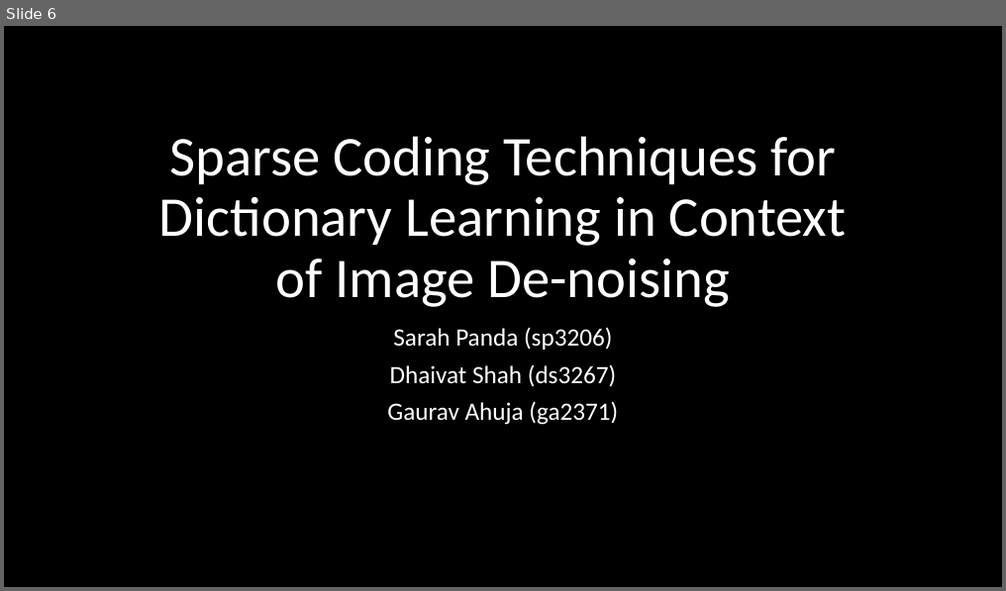
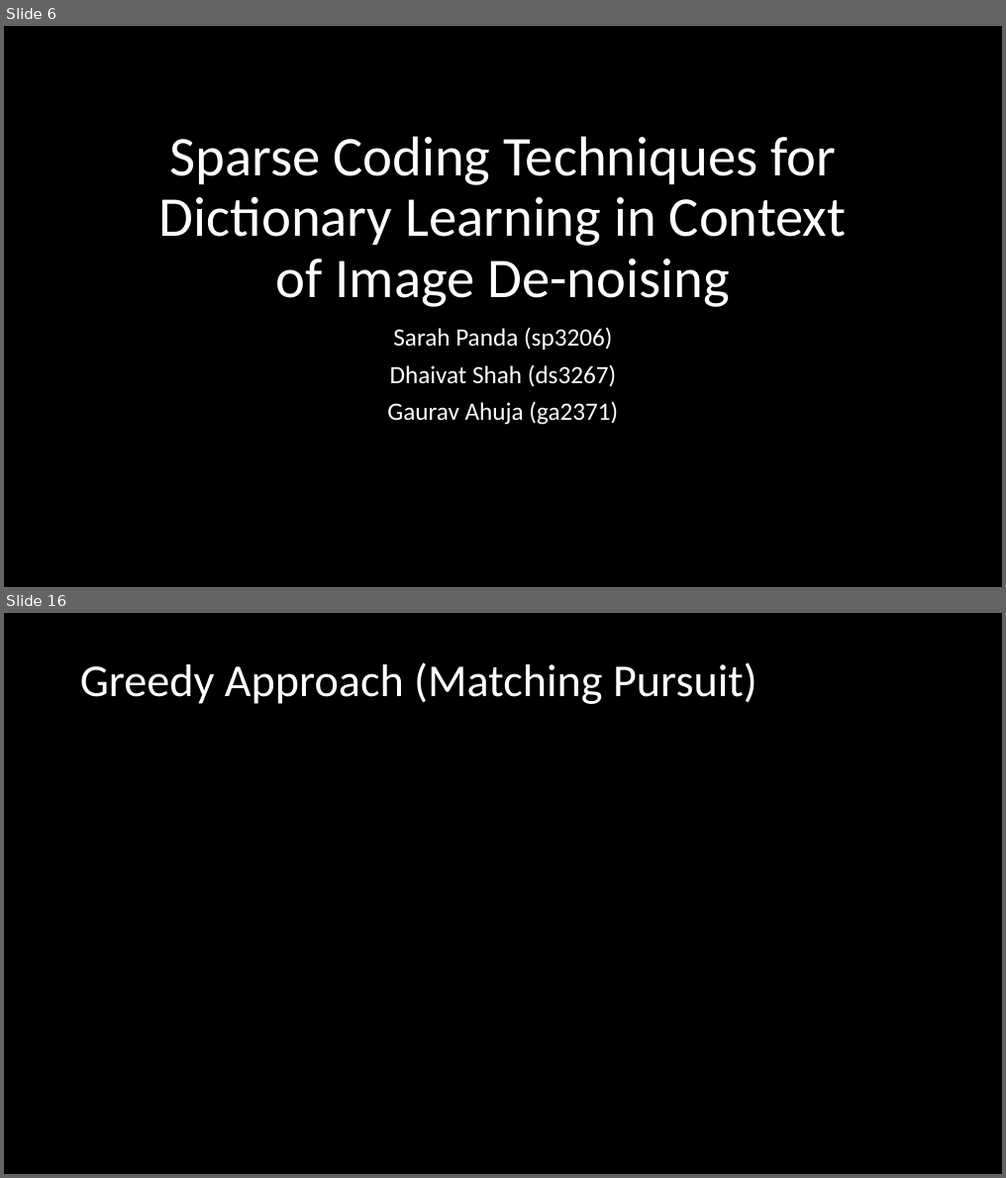
Before and after one commit to dkdfirefly/aml, a slide deck: Advanced Machine Learning.pptx. Shown one above the other, each under a label of ours: slide 6 before the commit, slides 6 and 16 after it; the slides between them are not shown. The pictures are 1006x591 and 1006x1178 pixels, drawn with LibreOffice and Linux fonts; fonts in the diff are those of the drawing. Boxes give left, top, right and bottom in pixels: in the first picture for what was removed or moved away, otherwise in the second. Text is boxed around its words. In the diff, an @@ line names an element or a change of style, - is before the commit and + after.

```diff
--- a/Advanced Machine Learning.pptx
+++ b/Advanced Machine Learning.pptx
@@ slide 16 added at box(4, 613, 1002, 1174), background #000000 @@
@@ title added at box(80, 663, 757, 704), 44 pt, text #FFFFFF @@
+Greedy Approach (Matching Pursuit)
```
Also in this commit, not shown: 23 other slides added.
